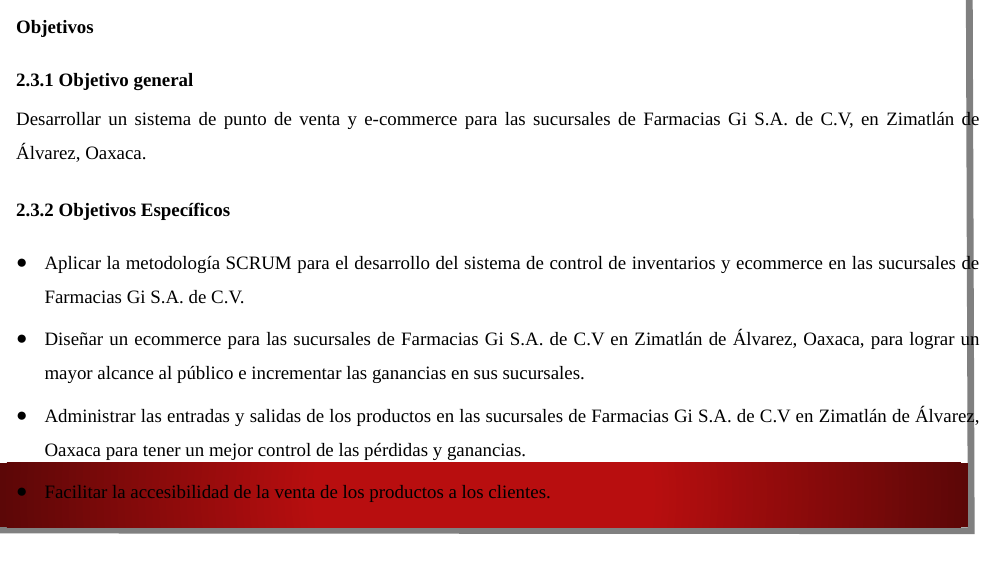
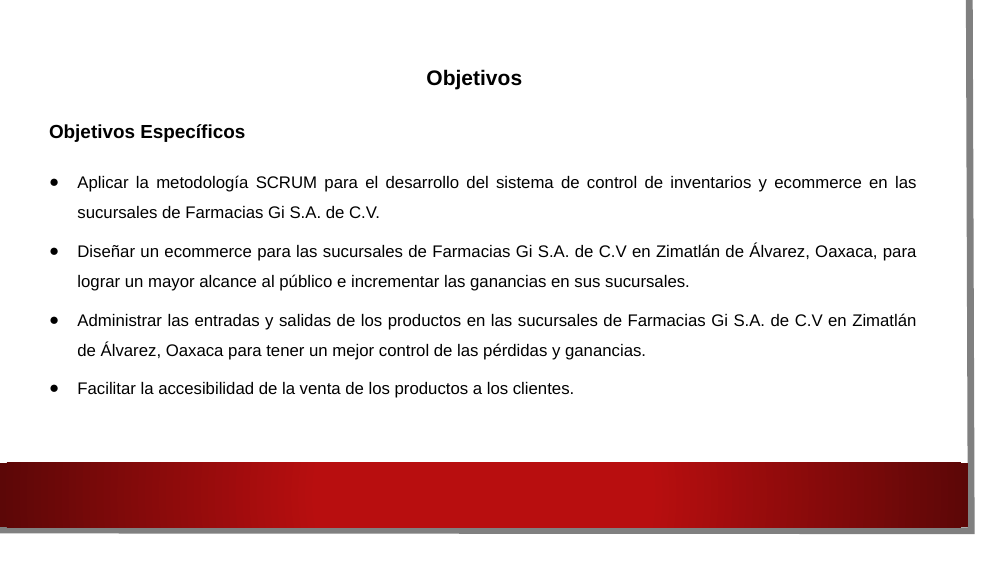
Before and after one commit to HeberZabdiel/FarmaciaGiDocumentos, a slide deck: slide 6 of Presentacion asesor uno.pptx (slide 5 before the commit). Drawn at 1008x567 pixels with LibreOffice and Linux fonts; fonts in the diff are those of the drawing; background and template pictures are left out. Boxes give left, top, right and bottom in pixels: in the first picture for what was removed or moved away, otherwise in the second. Text is boxed around its words. In the diff, an @@ line names an element or a change of style, - is before the commit and + after.

```diff
--- a/Presentacion asesor uno.pptx
+++ b/Presentacion asesor uno.pptx
@@ text "Objetivos": place and size @@
-text "Objetivos" at bbox=[16, 20, 980, 502]
+text "Objetivos" at bbox=[49, 69, 917, 398]
@@ text at bbox=[77, 69, 917, 398]: size 18 to 20 pt in "Objetivos"; font Times New Roman to Arial, size 18 to 16 pt; alignment justified to centre @@
@@ text at bbox=[49, 124, 245, 142]: text changed; font Times New Roman to Arial; bold on @@
-2.3.1 Objetivo general
-Desarrollar un sistema de punto de venta y e-commerce para las sucursales de Farmacias Gi S.A. de C.V, en Zimatlán de Álvarez, Oaxaca.
-2.3.2 Objetivos Específicos
+Objetivos Específicos
```
Also in this commit, not shown: 5 other slides changed, 1 slide added.
